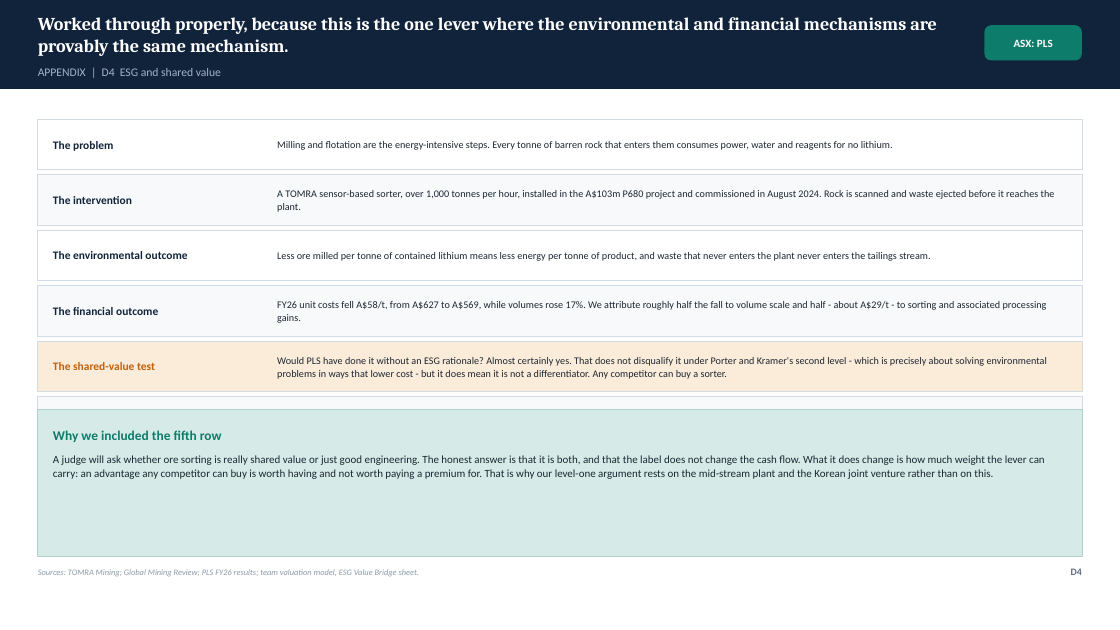
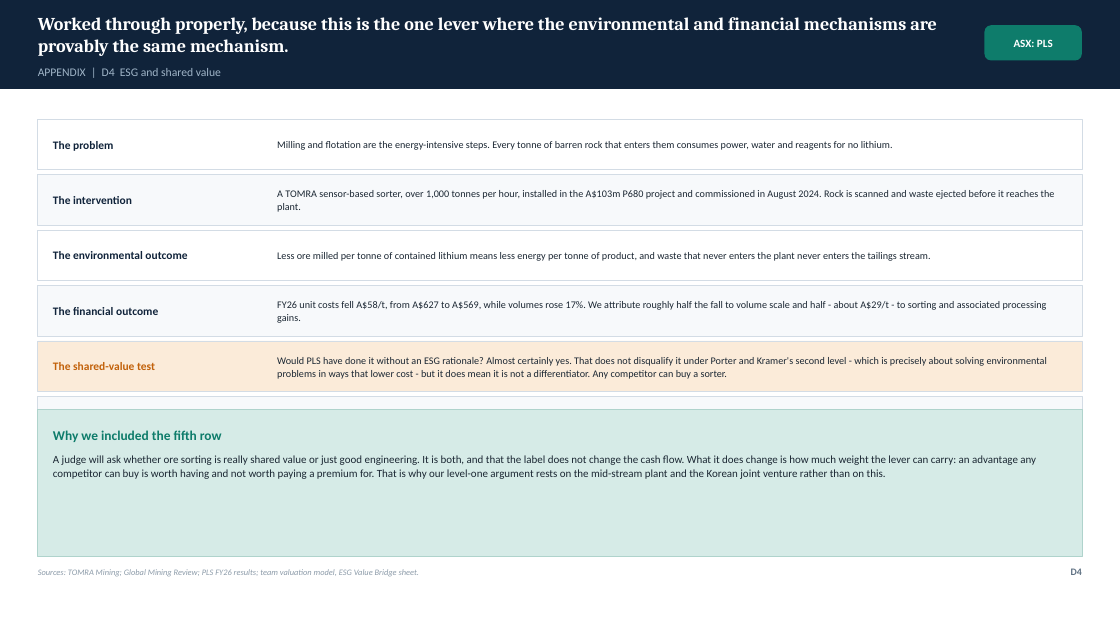
Before and after one commit to SportsSwap/for-claude, a slide deck: slide 52 of deck/PLS_Group_FMAA_2026.pptx. Drawn at 1120x630 pixels with LibreOffice and Linux fonts; fonts in the diff are those of the drawing. Boxes give left, top, right and bottom in pixels: in the first picture for what was removed or moved away, otherwise in the second. Text is boxed around its words. In the diff, an @@ line names an element or a change of style, - is before the commit and + after.

```diff
--- a/deck/PLS_Group_FMAA_2026.pptx
+++ b/deck/PLS_Group_FMAA_2026.pptx
@@ text at (53,455,1036,479): text changed @@
-A judge will ask whether ore sorting is really shared value or just good engineering. The honest answer is that it is both, and that the label does not change the cash flow. What it does change is how much weight the lever can carry: an advantage any competitor can buy is worth having and not worth paying a premium for. That is why our level-one argument rests on the mid-stream plant and the Korean joint venture rather than on this.
+A judge will ask whether ore sorting is really shared value or just good engineering. It is both, and that the label does not change the cash flow. What it does change is how much weight the lever can carry: an advantage any competitor can buy is worth having and not worth paying a premium for. That is why our level-one argument rests on the mid-stream plant and the Korean joint venture rather than on this.
```
Also in this commit, not shown: 42 other slides changed, 1 slide added, 10 other files.
